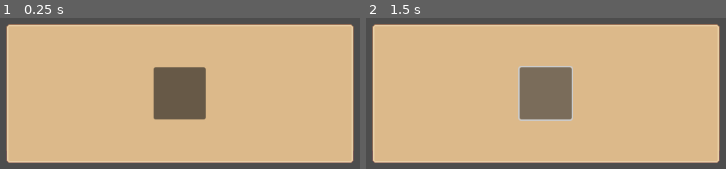
Above: before the commit, frames 1-2 (left to right).
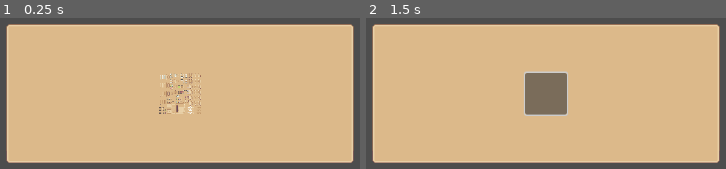
Above: after the commit, the same moments.

Repository: realJonathanZ/Godot-UI-archive
Game: Godot game, scene res://scenes/in_game_ui.tscn
Same seed, same stepped clock (60 frames per second), same inputs: the game is played once before the commit and once after it. Before the commit the project has no main scene; this scene is started directly in both runs.
Inputs (mouse positions are in pixels of both pictures, inside the frame that each line leads up to):
- Up to frame 1 (0.25 s): no input
- Up to frame 2 (1.5 s): click (546, 93) at 0.52 s; click (546, 93) at 1.27 s

The runs differ from the first frame. In frame 1, 5.1% of the frame differs, in the area x 42-58%, y 32-68%; in frame 2, 2.4%.

Commit message:
setting button themes -> styles, normal, change styleboxTexture, drag in spritesheet, then deal with the 'sub-region'-> Edit region
This way intended to assign the sub-texture, which is a question mark, from the whole spritesheet on this button

Diff:
--- a/project.godot
+++ b/project.godot
@@ -11,6 +11,7 @@
 [application]
 
 config/name="Godot-UI-archive"
+run/main_scene="uid://b5j8xfrvun2rf"
 config/features=PackedStringArray("4.5", "Forward Plus")
 config/icon="res://icon.svg"
 
--- a/scenes/in_game_ui.tscn
+++ b/scenes/in_game_ui.tscn
@@ -1,6 +1,9 @@
-[gd_scene load_steps=2 format=3 uid="uid://b5j8xfrvun2rf"]
+[gd_scene load_steps=3 format=3 uid="uid://b5j8xfrvun2rf"]
 
 [ext_resource type="Texture2D" uid="uid://dtbl6sclw6jm5" path="res://Sprout Lands - UI Pack - Basic pack/Sprite sheets/Sprite sheet for Basic Pack.png" id="1_kplmn"]
+
+[sub_resource type="StyleBoxTexture" id="StyleBoxTexture_kplmn"]
+texture = ExtResource("1_kplmn")
 
 [node name="InGameUI" type="Control"]
 layout_mode = 3
@@ -53,11 +56,12 @@
 theme_override_constants/margin_right = 30
 theme_override_constants/margin_bottom = 15
 
-[node name="Button" type="Button" parent="PopUpMenu/VBoxContainer/baseMenuScreen/NinePatchRect/MarginContainer"]
-custom_minimum_size = Vector2(75, 75)
+[node name="HelpButton" type="Button" parent="PopUpMenu/VBoxContainer/baseMenuScreen/NinePatchRect/MarginContainer"]
+custom_minimum_size = Vector2(60, 60)
 layout_mode = 2
 size_flags_horizontal = 4
 size_flags_vertical = 4
+theme_override_styles/normal = SubResource("StyleBoxTexture_kplmn")
 
 [node name="Seperator" type="Control" parent="PopUpMenu/VBoxContainer"]
 layout_mode = 2
